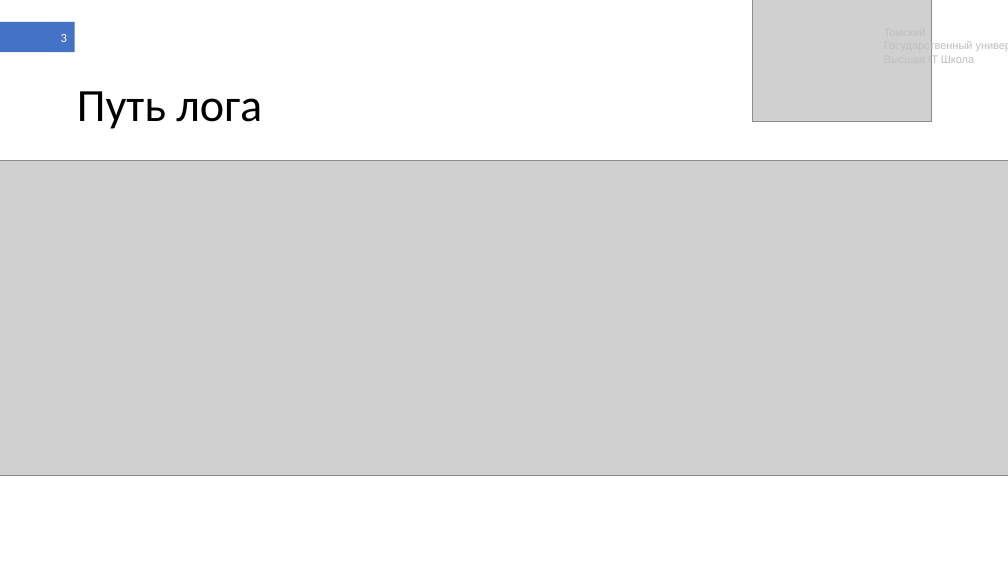
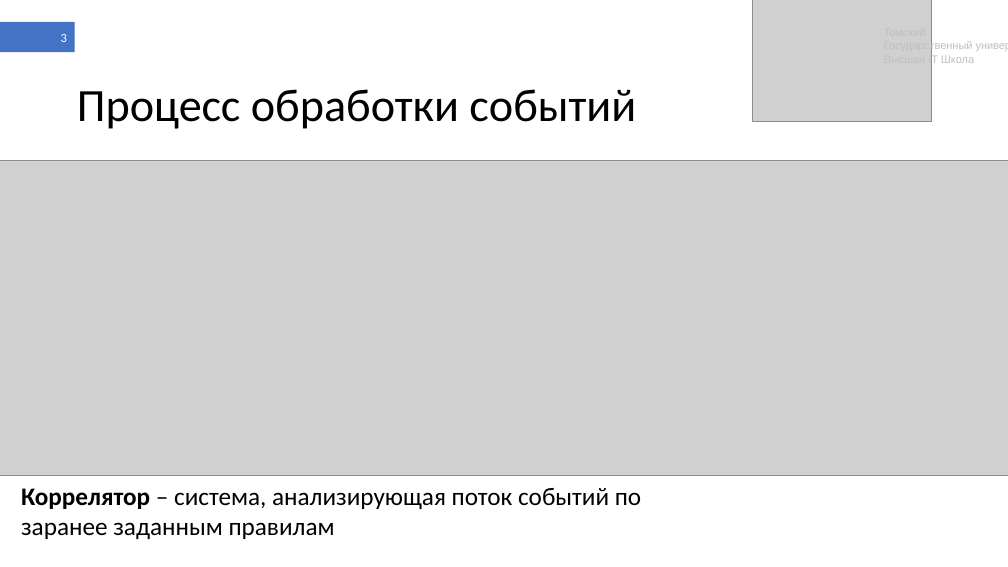
Before and after one commit to shameoff/GraduateWork, a slide deck: slide 3 of Презентация ВКР (в шаблоне).pptx. Drawn at 1008x567 pixels with LibreOffice and Linux fonts; fonts in the diff are those of the drawing; grey boxes stand for pictures. Boxes give left, top, right and bottom in pixels: in the first picture for what was removed or moved away, otherwise in the second. Text is boxed around its words. In the diff, an @@ line names an element or a change of style, - is before the commit and + after.

```diff
--- a/Презентация ВКР (в шаблоне).pptx
+++ b/Презентация ВКР (в шаблоне).pptx
@@ title at [77,89,636,129]: text changed @@
-Путь лога
+Процесс обработки событий
@@ text added at [21,488,641,539], 24 pt, text #000000 @@
+Коррелятор – система, анализирующая поток событий по заранее заданным правилам
```
Also in this commit, not shown: 27 other slides changed, 6 slides added, 2 slides removed, 8 other files.
